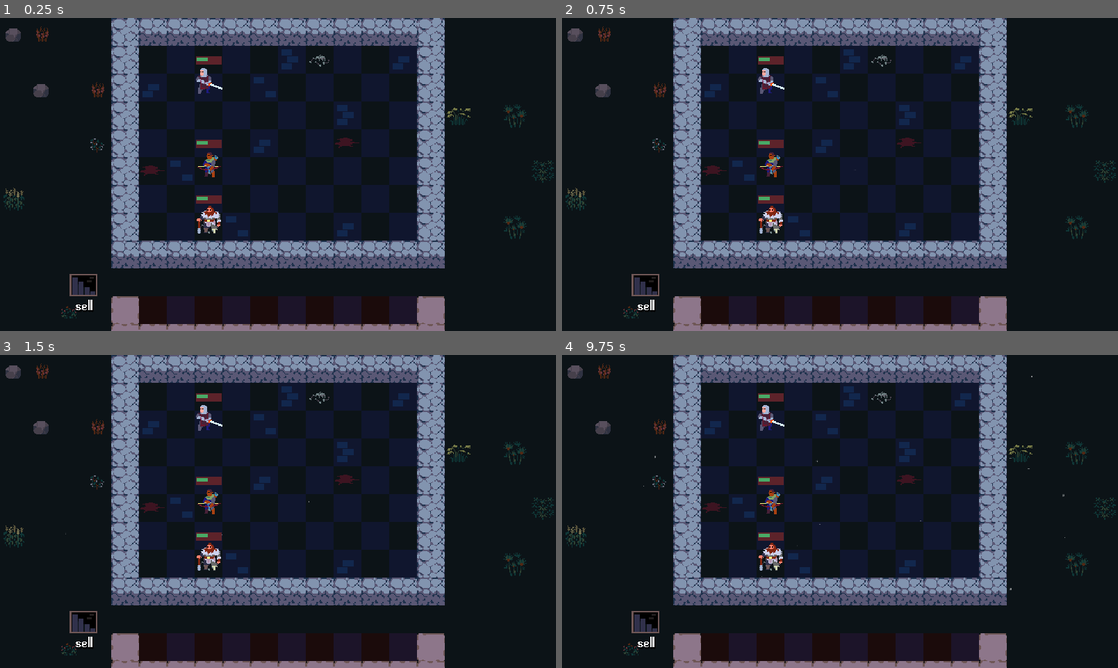
Above: before the commit, frames 1-4 (two rows, left to right).
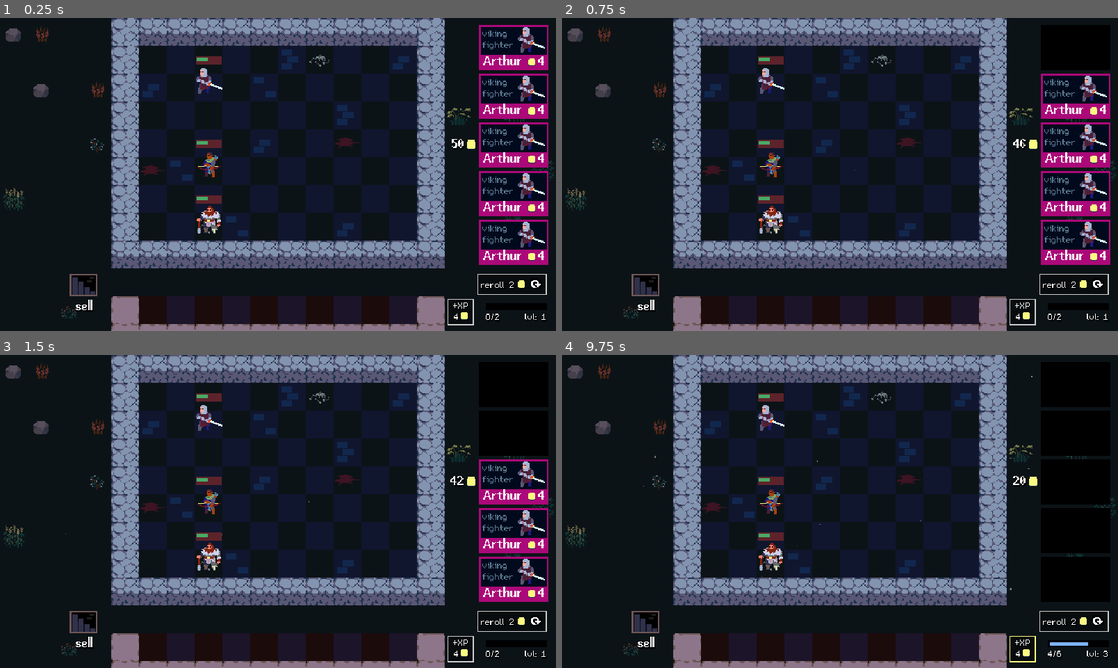
Above: after the commit, the same moments.

Repository: Wang-Junwen/AutoChess
Game: Godot game, scene res://scene/arena/arena.tscn
Same seed, same stepped clock (60 frames per second), same inputs: the game is played once before the commit and once after it.
Inputs (mouse positions are in pixels of both pictures, inside the frame that each line leads up to):
- Up to frame 1 (0.25 s): no input
- Up to frame 2 (0.75 s): click (1073, 46) at 0.52 s
- Up to frame 3 (1.5 s): click (511, 433) at 1.27 s
- Up to frame 4 (9.75 s): click (1073, 483) at 2.02 s; click (1073, 530) at 2.77 s; click (1073, 580) at 3.52 s; click (1023, 649) at 4.27 s; click (1073, 621) at 5.02 s; click (1073, 383) at 5.77 s; click (1073, 433) at 6.52 s; click (1073, 483) at 7.27 s; click (1073, 530) at 8.02 s; click (1073, 580) at 8.77 s; click (1023, 649) at 9.52 s

The runs differ from the first frame. In frame 1, 5.3% of the frame differs, in the area x 80-99%, y 2-99%; in frame 2, 4.3%; in frame 3, 3.4%; in frame 4, 0.7%.

Commit message:
添加商店UI界面和商品卡片系统

Diff:
--- a/scene/arena/arena.tscn
+++ b/scene/arena/arena.tscn
@@ -13,6 +13,7 @@
 [ext_resource type="Script" uid="uid://mgia8p28gu3k" path="res://components/unit_spawner.gd" id="11_il7u2"]
 [ext_resource type="PackedScene" uid="uid://dgabgcwyjare2" path="res://scene/sell_portal/sell_portal.tscn" id="12_xgae6"]
 [ext_resource type="Resource" uid="uid://kkfwn02pcskk" path="res://data/player/player_stats.tres" id="13_k35wp"]
+[ext_resource type="PackedScene" uid="uid://bjm6bwlw4jekk" path="res://scene/shop/shop.tscn" id="14_k35wp"]
 
 [sub_resource type="Curve" id="Curve_nq1he"]
 _data = [Vector2(0.00166667, 0.000609994), 0.0, 0.0, 0, 0, Vector2(0.183333, 1), 0.0, 0.0, 0, 0, Vector2(0.818333, 1), 0.0, 0.0, 0, 0, Vector2(1, 0.0204393), 0.0, 0.0, 0, 0]
@@ -141,3 +142,7 @@
 [node name="SellPortal" parent="." instance=ExtResource("12_xgae6")]
 position = Vector2(80, 288)
 palyer_stats = ExtResource("13_k35wp")
+
+[node name="UI" type="CanvasLayer" parent="."]
+
+[node name="Shop" parent="UI" instance=ExtResource("14_k35wp")]
--- a/scene/gold_display/gold_display.tscn
+++ b/scene/gold_display/gold_display.tscn
@@ -9,14 +9,16 @@
 shadow_color = Color(0, 0, 0, 1)
 
 [node name="GoldDisplay" type="HBoxContainer"]
-offset_right = 28.0
+custom_minimum_size = Vector2(32, 18)
+offset_right = 32.0
 offset_bottom = 18.0
+alignment = 2
 script = ExtResource("1_fcrva")
 player_stats = ExtResource("2_60etx")
 
 [node name="Gold" type="Label" parent="."]
 layout_mode = 2
-text = "99"
+text = "94"
 label_settings = SubResource("LabelSettings_mbbut")
 
 [node name="Icon" type="TextureRect" parent="."]
--- /dev/null
+++ b/scene/shop/shop.gd
@@ -0,0 +1,22 @@
+class_name Shop
+extends Control
+
+signal unit_bought(unit: UnitStats)
+
+@export var player_stats: PlayerStats
+
+@onready var shop_cards: VBoxContainer = %ShopCards
+
+
+func _ready() -> void:
+	for unit_card: UnitCard in shop_cards.get_children():
+		unit_card.unit_bought.connect(_on_unit_bought)
+
+
+func _on_unit_bought(unit: UnitStats) -> void:
+	# 将购买信号，从unit_card 冒泡到 shop上层（arena）
+	unit_bought.emit(unit)
+
+
+func _on_reroll_button_pressed() -> void:
+	print("reroll button pressed")
--- a/scene/shop/shop.tscn
+++ b/scene/shop/shop.tscn
@@ -1,15 +1,67 @@
-[gd_scene format=3 uid="uid://bjm6bwlw4jekk"]
+[gd_scene load_steps=8 format=3 uid="uid://bjm6bwlw4jekk"]
+
+[ext_resource type="PackedScene" uid="uid://c61s50k1fnrf3" path="res://scene/gold_display/gold_display.tscn" id="1_04gn0"]
+[ext_resource type="Script" uid="uid://b8fnqj08vue1j" path="res://scene/shop/shop.gd" id="1_5m514"]
+[ext_resource type="Resource" uid="uid://kkfwn02pcskk" path="res://data/player/player_stats.tres" id="2_4k27i"]
+[ext_resource type="PackedScene" uid="uid://bsssrmev7r3sd" path="res://scene/unit_card/unit_card.tscn" id="2_5m514"]
+[ext_resource type="PackedScene" uid="uid://033nwnyvkx8a" path="res://scene/xp_button/xp_button.tscn" id="3_4k27i"]
+[ext_resource type="PackedScene" uid="uid://bya11ildnf51k" path="res://scene/reroll_button/reroll_button.tscn" id="4_0ed41"]
+[ext_resource type="PackedScene" uid="uid://bolg7lhnu88kn" path="res://scene/xp_tracker/xp_tracker.tscn" id="5_rwv1s"]
 
 [node name="Shop" type="VBoxContainer"]
 anchors_preset = 1
 anchor_left = 1.0
 anchor_right = 1.0
-offset_left = -40.0
-offset_bottom = 40.0
+offset_left = -123.0
+offset_top = 8.0
+offset_right = -9.0
+offset_bottom = 353.0
 grow_horizontal = 0
+theme_override_constants/separation = 10
+script = ExtResource("1_5m514")
+player_stats = ExtResource("2_4k27i")
 
 [node name="Top" type="HBoxContainer" parent="."]
 layout_mode = 2
 
+[node name="GoldDisplay" parent="Top" instance=ExtResource("1_04gn0")]
+layout_mode = 2
+
+[node name="ShopCards" type="VBoxContainer" parent="Top"]
+unique_name_in_owner = true
+layout_mode = 2
+
+[node name="UnitCard" parent="Top/ShopCards" instance=ExtResource("2_5m514")]
+layout_mode = 2
+
+[node name="UnitCard2" parent="Top/ShopCards" instance=ExtResource("2_5m514")]
+layout_mode = 2
+
+[node name="UnitCard3" parent="Top/ShopCards" instance=ExtResource("2_5m514")]
+layout_mode = 2
+
+[node name="UnitCard4" parent="Top/ShopCards" instance=ExtResource("2_5m514")]
+layout_mode = 2
+
+[node name="UnitCard5" parent="Top/ShopCards" instance=ExtResource("2_5m514")]
+layout_mode = 2
+
 [node name="Bottom" type="HBoxContainer" parent="."]
 layout_mode = 2
+
+[node name="XPButton" parent="Bottom" instance=ExtResource("3_4k27i")]
+layout_mode = 2
+size_flags_vertical = 8
+
+[node name="RerollAndXPTracker" type="VBoxContainer" parent="Bottom"]
+layout_mode = 2
+theme_override_constants/separation = 7
+
+[node name="RerollButton" parent="Bottom/RerollAndXPTracker" instance=ExtResource("4_0ed41")]
+layout_mode = 2
+
+[node name="XPTracker" parent="Bottom/RerollAndXPTracker" instance=ExtResource("5_rwv1s")]
+layout_mode = 2
+size_flags_horizontal = 8
+
+[connection signal="pressed" from="Bottom/RerollAndXPTracker/RerollButton" to="." method="_on_reroll_button_pressed"]
--- a/scene/unit_card/unit_card.tscn
+++ b/scene/unit_card/unit_card.tscn
@@ -16,6 +16,7 @@
 bg_color = Color(0.0867257, 0.211524, 0.116546, 1)
 
 [sub_resource type="StyleBoxFlat" id="StyleBoxFlat_lowrg"]
+resource_local_to_scene = true
 bg_color = Color(0.6, 0.6, 0.6, 0)
 border_width_left = 2
 border_width_top = 2
Not shown: 1 places in scene/arena/arena.tscn that only renumber resources
Not shown, added: scene/shop/shop.gd.uid
